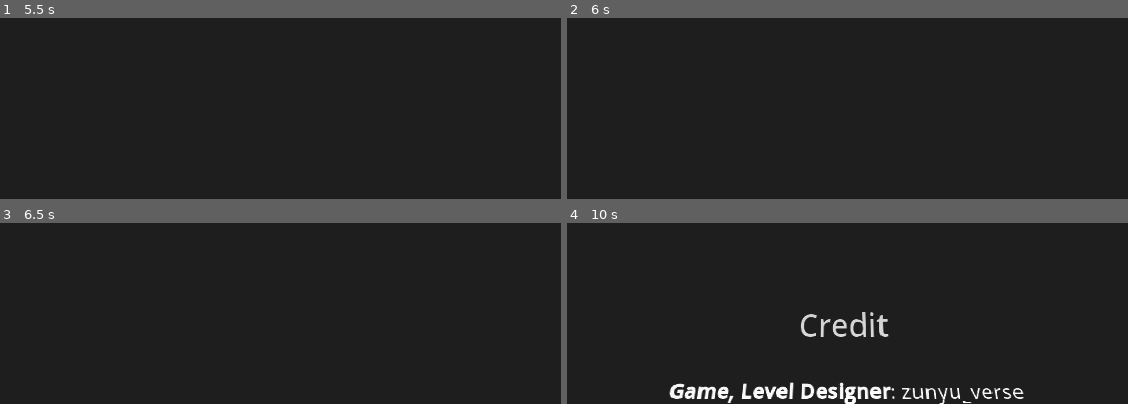
Above: before the commit, frames 1-4 (two rows, left to right).
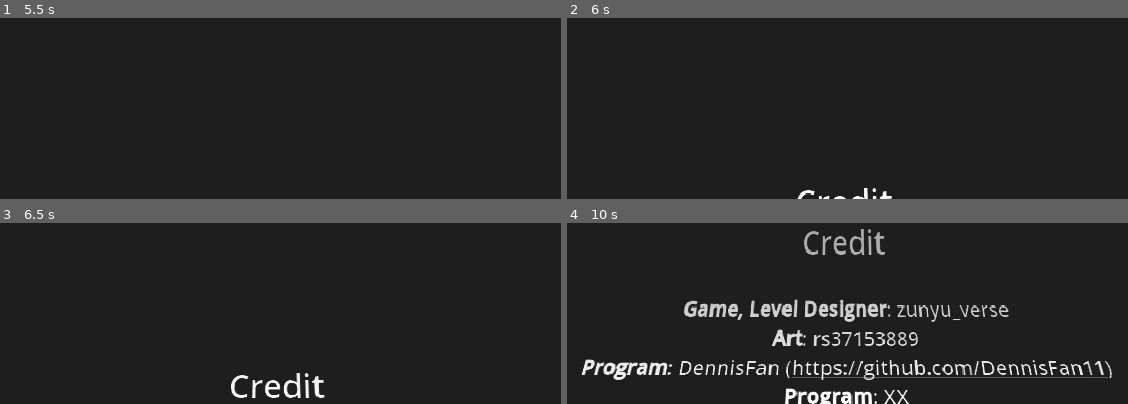
Above: after the commit, the same moments.

Repository: r8114wjbn9118/Hello-Godot-Game-Jam-1
Game: Godot game, scene res://scene/Credit.tscn
Two runs of this game, one before a commit and one after it. Both use one fixed random seed, a clock stepped at 60 frames per second and the inputs below. This scene is started directly instead of the project's main scene. The engine's default icon, where the game draws it, is replaced by a stand-in: a white triangle on a blue panel in a dark square. Sound files missing from this copy of the repository are replaced by a short silence.
Inputs (mouse positions are in pixels of both pictures, inside the frame that each line leads up to):
- Up to frame 1 (5.5 s): tap Enter (ui_accept) at 0.5, 0.77, 1.07, 1.25, 1.52, 1.55, 1.82, 2, 3.02, 3.32, 3.5, 3.77, 3.8, 4.07, 4.25, 4.52, 4.82 s; move the mouse to (outside the picture) at 0.52 s; press the mouse at (outside the picture) at 0.53 s; hold Right (ui_right) 0.53-1.28 s; tap Z (z) at 0.8, 1.35, 3.05 s; move the mouse to (outside the picture) at 1.27 s; release the mouse at (outside the picture) at 1.28 s; hold Down (ui_down) 1.28-2.03 s; move the mouse to (outside the picture) at 2.02 s; hold Right (ui_right) 2.03-2.78 s; hold Enter (ui_accept) 2.03-2.78 s; click (outside the picture) at 2.3 s; move the mouse to (235, 63) at 2.77 s; hold Up (ui_up) 2.78-3.53 s; click (235, 63) at 2.85 s; move the mouse to (516, 41) at 3.52 s; hold Z (z) 3.53-4.28 s; hold Left (ui_left) 3.53-5.03 s; move the mouse to (outside the picture) at 4.27 s; click (outside the picture) at 4.35 s; move the mouse to (outside the picture) at 5.02 s; hold Down (ui_down) from 5.03 s (still down); hold Z (z) from 5.03 s (still down)
- Up to frame 2 (6 s): move the mouse to (outside the picture) at 5.77 s; release Down (ui_down) at 5.78 s; release Z (z) at 5.78 s; hold Right (ui_right) from 5.78 s (still down); tap Enter (ui_accept) at 5.85 s
- Up to frame 3 (6.5 s): keep holding Right (ui_right); tap Enter (ui_accept) at 6.02, 6.32 s
- Up to frame 4 (10 s): move the mouse to (outside the picture) at 6.52 s; release Right (ui_right) at 6.53 s; press the mouse at (outside the picture) at 6.53 s; hold Up (ui_up) 6.53-7.28 s; tap Enter (ui_accept) at 6.77, 7.07, 7.52, 7.82, 8.3, 9.02, 9.32 s; move the mouse to (outside the picture) at 7.27 s; release the mouse at (outside the picture) at 7.28 s; hold Right (ui_right) 7.28-8.03 s; tap Z (z) at 7.35, 8.85, 9.8 s; move the mouse to (outside the picture) at 8.02 s; press the mouse at (outside the picture) at 8.03 s; hold Down (ui_down) 8.03-8.78 s; move the mouse to (802, 268) at 8.77 s; release the mouse at (802, 268) at 8.78 s; hold Left (ui_left) 8.78-9.53 s; click (802, 268) at 9.05 s; move the mouse to (1083, 246) at 9.52 s; hold Up (ui_up) from 9.53 s (still down); hold Enter (ui_accept) from 9.53 s (still down)

Frame 1 is identical in both runs. In frame 2, 0.3% of the frame differs, in the area x 40-58%, y 93-100%; in frame 3, 0.9%; in frame 4, 11%, in the area x 2-98%, y 3-100%.

Commit message:
fix cutscene bug

Diff:
--- a/Map/Script/cutscene.gd
+++ b/Map/Script/cutscene.gd
@@ -5,16 +5,15 @@
 var old_map
 var new_map
 
-func init(old, new) -> void:
-	printt(old, new)
-	old_map = old
-	new_map = new
-
-func _ready() -> void:
+func start() -> void:
+	visible = true
 	var tween = get_tree().create_tween()
 	tween.tween_method(move, 0.0, 1.7, 1)
 		#.set_trans(Tween.TRANS_EXPO).set_ease(Tween.EASE_OUT)
-	tween.tween_callback(queue_free)
+	tween.tween_callback(end)
+
+func end():
+	visible = false
 
 func move(t):
 	var min = max(0, t - 0.7)
@@ -25,11 +24,9 @@
 
 	if t >= 0.5:
 		if is_instance_valid(old_map):
-			printt(old_map)
-			old_map.visible = false
 			old_map.queue_free()
 			old_map = null
 		if new_map:
-			print(new_map)
-			new_map.visible = true
+			get_tree().root.add_child(new_map)
+			get_tree().current_scene = new_map
 			new_map = null
--- a/Map/Shader/cutscene.gdshader
+++ b/Map/Shader/cutscene.gdshader
@@ -1,6 +1,6 @@
 shader_type canvas_item;
-uniform float min_len:hint_range(0.5, 0.5) = 0.6;
-uniform float max_len:hint_range(0.5, 0.5) = 0.7;
+uniform float min_len:hint_range(0.5, 0.5) = 0.5;
+uniform float max_len:hint_range(0.5, 0.5) = 0.6;
 
 void fragment() {
 	if (!(length(UV-vec2(0.5, 0.5)) > min_len && length(UV-vec2(0.5, 0.5)) < max_len)){
--- a/Map/cutscene.tscn
+++ b/Map/cutscene.tscn
@@ -9,6 +9,8 @@
 shader_parameter/max_len = 1.0
 
 [node name="fade" type="CanvasLayer"]
+layer = 2
+visible = false
 script = ExtResource("1_qnt66")
 
 [node name="ColorRect" type="ColorRect" parent="."]
--- a/scene/Credit.tscn
+++ b/scene/Credit.tscn
@@ -1,8 +1,7 @@
-[gd_scene load_steps=8 format=3 uid="uid://ca1dlcv0wq1f4"]
+[gd_scene load_steps=7 format=3 uid="uid://ca1dlcv0wq1f4"]
 
 [ext_resource type="Script" path="res://scene/credit.gd" id="1_5snkl"]
 [ext_resource type="Shader" path="res://scene/Credit.gdshader" id="1_g8yeg"]
-[ext_resource type="Script" path="res://scene/rich_text_label.gd" id="1_hhalx"]
 
 [sub_resource type="ShaderMaterial" id="ShaderMaterial_6lvr1"]
 shader = ExtResource("1_g8yeg")
@@ -13,30 +12,31 @@
 tracks/0/type = "value"
 tracks/0/imported = false
 tracks/0/enabled = true
-tracks/0/path = NodePath("CanvasLayer/CanvasGroup/RichTextLabel:position")
+tracks/0/path = NodePath("CanvasGroup/RichTextLabel:position")
 tracks/0/interp = 1
 tracks/0/loop_wrap = true
 tracks/0/keys = {
 "times": PackedFloat32Array(0),
 "transitions": PackedFloat32Array(1),
 "update": 0,
-"values": [Vector2(1, 785)]
+"values": [Vector2(0, -540)]
 }
 
 [sub_resource type="Animation" id="Animation_46aq2"]
 resource_name = "credit"
-length = 20.0
+length = 30.0
+step = 0.5
 tracks/0/type = "value"
 tracks/0/imported = false
 tracks/0/enabled = true
-tracks/0/path = NodePath("CanvasLayer/CanvasGroup/RichTextLabel:position")
+tracks/0/path = NodePath("CanvasGroup/RichTextLabel:position")
 tracks/0/interp = 1
 tracks/0/loop_wrap = true
 tracks/0/keys = {
-"times": PackedFloat32Array(0, 20),
+"times": PackedFloat32Array(0, 27),
 "transitions": PackedFloat32Array(1, 1),
 "update": 0,
-"values": [Vector2(1, 785), Vector2(0, 0)]
+"values": [Vector2(1, 785), Vector2(0, -540)]
 }
 
 [sub_resource type="AnimationLibrary" id="AnimationLibrary_kxf08"]
@@ -45,45 +45,39 @@
 "credit": SubResource("Animation_46aq2")
 }
 
-[node name="Credit" type="Node2D"]
-script = ExtResource("1_5snkl")
-
-[node name="CanvasLayer" type="CanvasLayer" parent="."]
-
-[node name="Control" type="Control" parent="CanvasLayer"]
+[node name="Credit" type="Control"]
 layout_mode = 3
 anchors_preset = 15
 anchor_right = 1.0
 anchor_bottom = 1.0
 grow_horizontal = 2
 grow_vertical = 2
+script = ExtResource("1_5snkl")
 
-[node name="ColorRect" type="ColorRect" parent="CanvasLayer/Control"]
+[node name="ColorRect" type="ColorRect" parent="."]
 layout_mode = 1
 anchors_preset = 15
 anchor_right = 1.0
 anchor_bottom = 1.0
 offset_left = -354.0
 offset_top = -218.0
-offset_right = 410.0
-offset_bottom = 291.0
+offset_right = 606.0
+offset_bottom = 322.0
 grow_horizontal = 2
 grow_vertical = 2
 color = Color(0.118581, 0.118581, 0.118581, 1)
 
-[node name="CanvasGroup" type="CanvasGroup" parent="CanvasLayer"]
+[node name="CanvasGroup" type="CanvasGroup" parent="."]
 material = SubResource("ShaderMaterial_6lvr1")
 
-[node name="RichTextLabel" type="RichTextLabel" parent="CanvasLayer/CanvasGroup"]
+[node name="RichTextLabel" type="RichTextLabel" parent="CanvasGroup"]
 anchors_preset = 8
 anchor_left = 0.5
 anchor_top = 0.5
 anchor_right = 0.5
 anchor_bottom = 0.5
-offset_left = 1.0
-offset_top = 785.0
-offset_right = 961.0
-offset_bottom = 1321.0
+offset_top = -540.0
+offset_right = 960.0
 grow_horizontal = 2
 grow_vertical = 2
 bbcode_enabled = true
@@ -93,14 +87,19 @@
 [b] Game, Level Designer[/b]: zunyu_verse
 [b] Art[/b]: rs37153889
 [b] Program[/b]: DennisFan ([url]https://github.com/DennisFan11[/url])
-[b] Program[/b]: XX ([url]https://github.com/r8114wjbn9118[/url])
+[b] Program[/b]: XX
 [/font_size]
 
+
+
+
+[font_size=96]Thanks for playing[/font_size]
 [/center]
 "
-script = ExtResource("1_hhalx")
+scroll_active = false
 
-[node name="TitleButton" type="Button" parent="CanvasLayer/CanvasGroup/RichTextLabel"]
+[node name="CanvasLayer_CanvasGroup_RichTextLabel#TitleButton" type="Button" parent="."]
+visible = false
 layout_mode = 1
 anchors_preset = -1
 anchor_right = 0.95
@@ -116,6 +115,8 @@
 libraries = {
 "": SubResource("AnimationLibrary_kxf08")
 }
+autoplay = "credit"
 
-[connection signal="meta_clicked" from="CanvasLayer/CanvasGroup/RichTextLabel" to="CanvasLayer/CanvasGroup/RichTextLabel" method="_on_meta_clicked"]
-[connection signal="button_down" from="CanvasLayer/CanvasGroup/RichTextLabel/TitleButton" to="." method="_on_title_button_button_down"]
+[connection signal="meta_clicked" from="CanvasGroup/RichTextLabel" to="." method="_on_rich_text_label_meta_clicked"]
+[connection signal="button_down" from="CanvasLayer_CanvasGroup_RichTextLabel#TitleButton" to="." method="_on_title_button_button_down"]
+[connection signal="animation_finished" from="AnimationPlayer" to="." method="_on_animation_player_animation_finished"]
--- a/scene/credit.gd
+++ b/scene/credit.gd
@@ -1,15 +1,14 @@
-extends Node2D
+extends Control
 
+func _on_animation_player_animation_finished(anim_name: StringName) -> void:
+	GameManager.goto_scene("title")
 
 # Called when the node enters the scene tree for the first time.
 func _ready() -> void:
 	$AnimationPlayer.play("credit")
 
-
-# Called every frame. 'delta' is the elapsed time since the previous frame.
-func _process(delta: float) -> void:
-	pass
-
-
 func _on_title_button_button_down() -> void:
 	GameManager.goto_scene("title")
+
+func _on_rich_text_label_meta_clicked(meta: Variant) -> void:
+	OS.shell_open(str(meta))
--- a/scene/rich_text_label.gd
+++ /dev/null
@@ -1,17 +0,0 @@
-extends RichTextLabel
-
-
-# Called when the node enters the scene tree for the first time.
-func _ready() -> void:
-	pass # Replace with function body.
-
-
-# Called every frame. 'delta' is the elapsed time since the previous frame.
-func _process(delta: float) -> void:
-	pass
-# This assumes RichTextLabel's `meta_clicked` signal was connected to
-# the function below using the signal connection dialog.
-
-
-func _on_meta_clicked(meta: Variant) -> void:
-	OS.shell_open(str(meta))
--- a/script/GameManager.gd
+++ b/script/GameManager.gd
@@ -1,9 +1,12 @@
 extends Node
+
+@onready var cutscene = preload("res://Map/cutscene.tscn").instantiate()
 
 var current_map
 
 func _ready() -> void:
 	_load_save_data()
+	add_child(cutscene)
 
 
 var LEVEL:Array = [null, ## 0留空
@@ -27,19 +30,12 @@
 		return
 
 	var path = LEVEL[target]
+	printt("GOTO LEVEL", target, path, get_tree().current_scene)
 	if path:
-
 		if current_map:
-			var cutscene = await load("res://Map/cutscene.tscn").instantiate()
-			var map = load(path).instantiate()
-			cutscene.init(current_map, map)
-			map.visible = false
-
-
-			get_tree().root.add_child(map)
-			get_tree().root.add_child(cutscene)
-			printt("GOTO LEVEL:", target, map.name, map, current_map.name, current_map)
-
+			cutscene.old_map = current_map
+			cutscene.new_map = load(path).instantiate()
+			cutscene.start()
 		else:
 			get_tree().change_scene_to_file(path)
 
@@ -59,7 +55,7 @@
 func goto_scene(target:String):
 	var path = SCENE.get(target, null)
 	if path:
-		printt("GOTO SCENE ", target, path)
+		printt("GOTO SCENE ", target, path, get_tree().current_scene)
 		get_tree().change_scene_to_file(path)
 	else:
 		printerr('GameManager.goto_scene("{0}"): 無效目標'.format([target]))
@@ -136,10 +132,8 @@
 	print_rich("[color=green]Level {0} Clear ![/color]".format([n]))
 	if not n in _save_data.GetFinishedLevels():
 		_save_data.AddFinishedLevel(n)
-		_save_data.SaveSelf()
 		if is_finish_game():
 			_save_data.game_finish = true
-			_save_data.SaveSelf()
 			goto_scene("end")
 		else:
 			goto_level(n + 1)
@@ -151,7 +145,7 @@
 
 #endregion
 
-#region 新建程式碼區域
+#region Anim
 
 func is_finished_anim(anim_name:String):
 	return _save_data.AnimIsFinished(anim_name)
--- a/script/SaveData.gd
+++ b/script/SaveData.gd
@@ -2,8 +2,14 @@
 
 #region Level
 
-@export var finished_level:Array[int] = [0] #NOTE 0有特殊意義 關聯LevelSelect
-@export var game_finish:bool = false # NOTE 通關
+@export var finished_level:Array[int] = [0,
+#1,2,3,4,5,6,7,8
+] #NOTE 0有特殊意義 關聯LevelSelect
+@export var game_finish:bool = false: # NOTE 通關
+	set(value):
+		game_finish = value
+		SaveSelf()
+
 func AddFinishedLevel(level:int) -> void:
 	finished_level.append(level)
 	SaveSelf()
@@ -37,13 +43,13 @@
 func _init() -> void:
 	if not ResourceLoader.exists(SAVE_PATH):
 		SaveSelf()
-		printt("SaveSelf", )
 
 
 func SaveSelf()-> void:
-	print(ResourceSaver.save(self, SAVE_PATH))
+	printt("Save", error_string(ResourceSaver.save(self, SAVE_PATH)))
 
 static func LoadSelf()-> SaveData:
+	return SaveData.new()
 	var file = ResourceLoader.load(SAVE_PATH, "SaveData")
 	if !file: # 加載失敗返回新實例
 		print_rich("[color=red]存檔加載失敗返回新實例[/color]")
Not shown: 1 places in scene/start.tscn that only renumber resources
